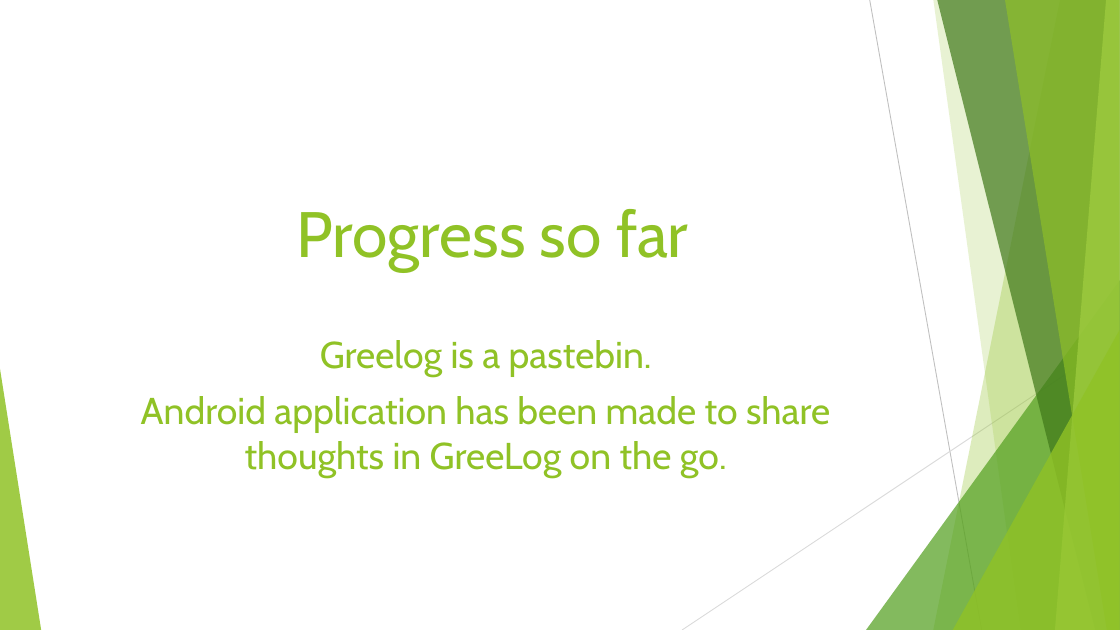
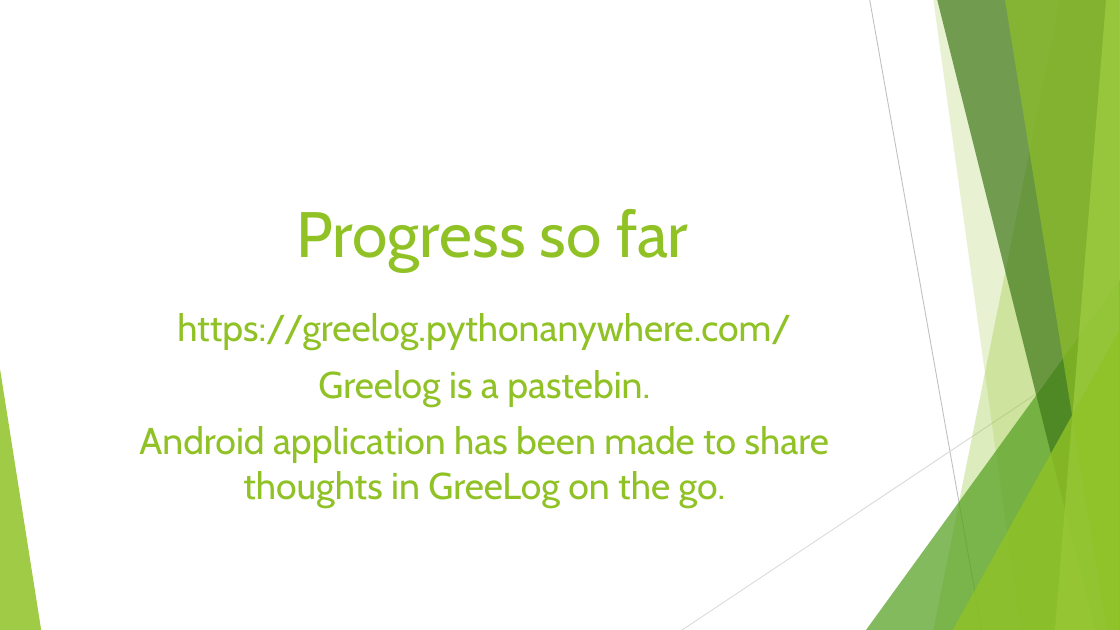
Before and after one commit to HackerspaceMumbai/greelog, a slide deck: slide 5 of GreeLog_Hack4good_Pitch.pptx. Drawn at 1120x630 pixels with LibreOffice and Linux fonts; fonts in the diff are those of the drawing; background and template pictures are left out. Boxes give left, top, right and bottom in pixels: in the first picture for what was removed or moved away, otherwise in the second. Text is boxed around its words. In the diff, an @@ line names an element or a change of style, - is before the commit and + after.

```diff
--- a/GreeLog_Hack4good_Pitch.pptx
+++ b/GreeLog_Hack4good_Pitch.pptx
@@ subtitle "https://greelog.pythonanywhere.com/": place and size @@
-subtitle "https://greelog.pythonanywhere.com/" at bbox=[141, 340, 830, 477]
+subtitle "https://greelog.pythonanywhere.com/" at bbox=[139, 313, 829, 507]
@@ subtitle at bbox=[177, 313, 791, 349]: paragraph added @@
+https://greelog.pythonanywhere.com/
```
Also in this commit, not shown: 2 other slides changed, 5 other files.
